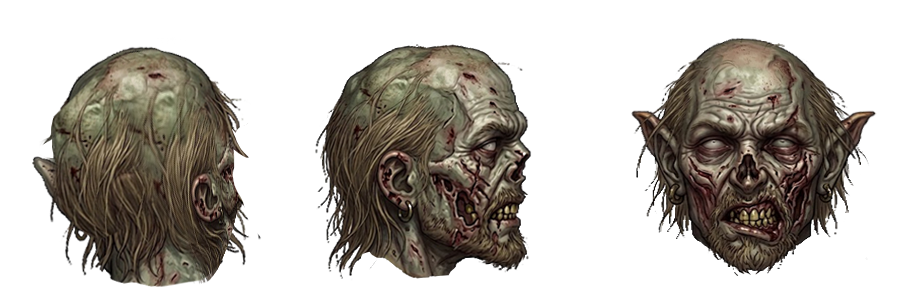
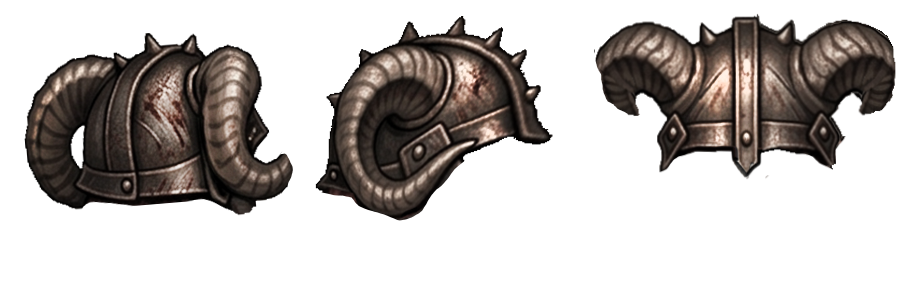
The second 900×300 image is a revision of the first. Changes to its layers:
showed "Layer 30", painted on it over [24, 13, 896, 221]
hid "Layer 58" over [32, 37, 877, 287]
